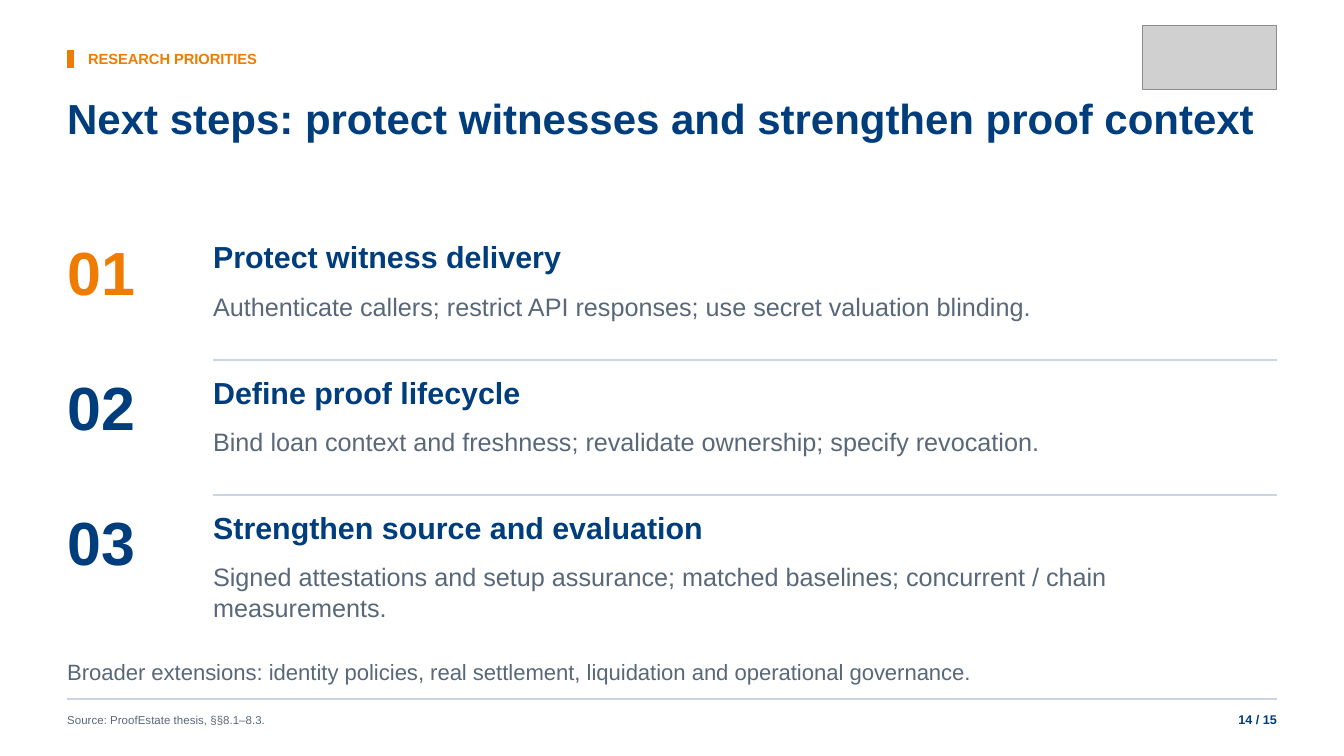
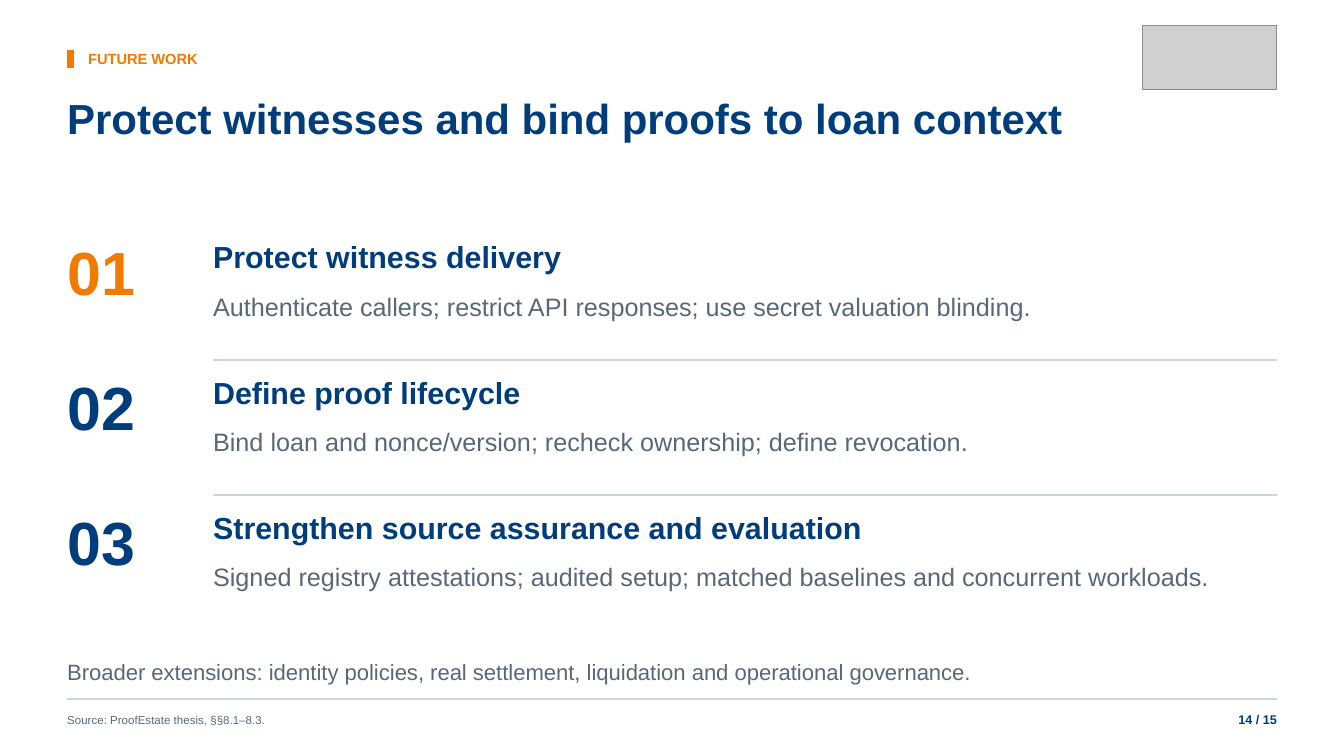
Before and after one commit to Alan42x/proofestate, a slide deck: slide 14 of slides/proofestate-nus-defense-presentation.pptx. Drawn at 1344x756 pixels with LibreOffice and Linux fonts; fonts in the diff are those of the drawing; grey boxes stand for pictures. Boxes give left, top, right and bottom in pixels: in the first picture for what was removed or moved away, otherwise in the second. Text is boxed around its words. In the diff, an @@ line names an element or a change of style, - is before the commit and + after.

Commit message:
Unify evaluation reporting and polish thesis and defense materials

```diff
--- a/slides/proofestate-nus-defense-presentation.pptx
+++ b/slides/proofestate-nus-defense-presentation.pptx
@@ text at bbox=[88, 53, 197, 64]: text changed @@
-RESEARCH PRIORITIES
+FUTURE WORK
@@ text at bbox=[67, 103, 1062, 142]: text changed @@
-Next steps: protect witnesses and strengthen proof context
+Protect witnesses and bind proofs to loan context
@@ text at bbox=[213, 432, 968, 456]: text changed @@
-Bind loan context and freshness; revalidate ownership; specify revocation.
+Bind loan and nonce/version; recheck ownership; define revocation.
@@ text at bbox=[213, 517, 861, 545]: text changed @@
-Strengthen source and evaluation
+Strengthen source assurance and evaluation
@@ text at bbox=[213, 567, 1208, 591]: text changed @@
-Signed attestations and setup assurance; matched baselines; concurrent / chain measurements.
+Signed registry attestations; audited setup; matched baselines and concurrent workloads.
```
Also in this commit, not shown: 10 other slides changed, 7 other files.
